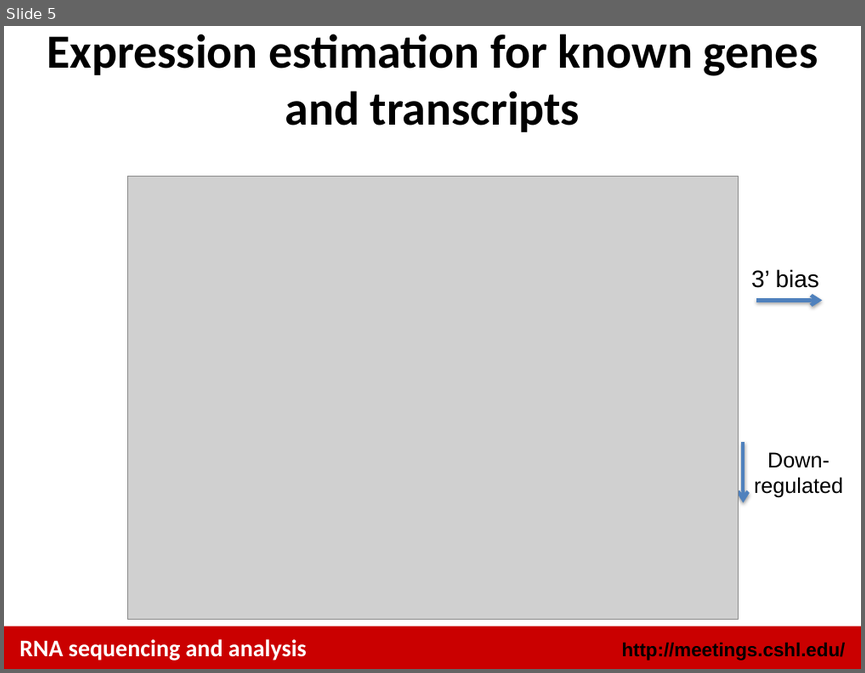
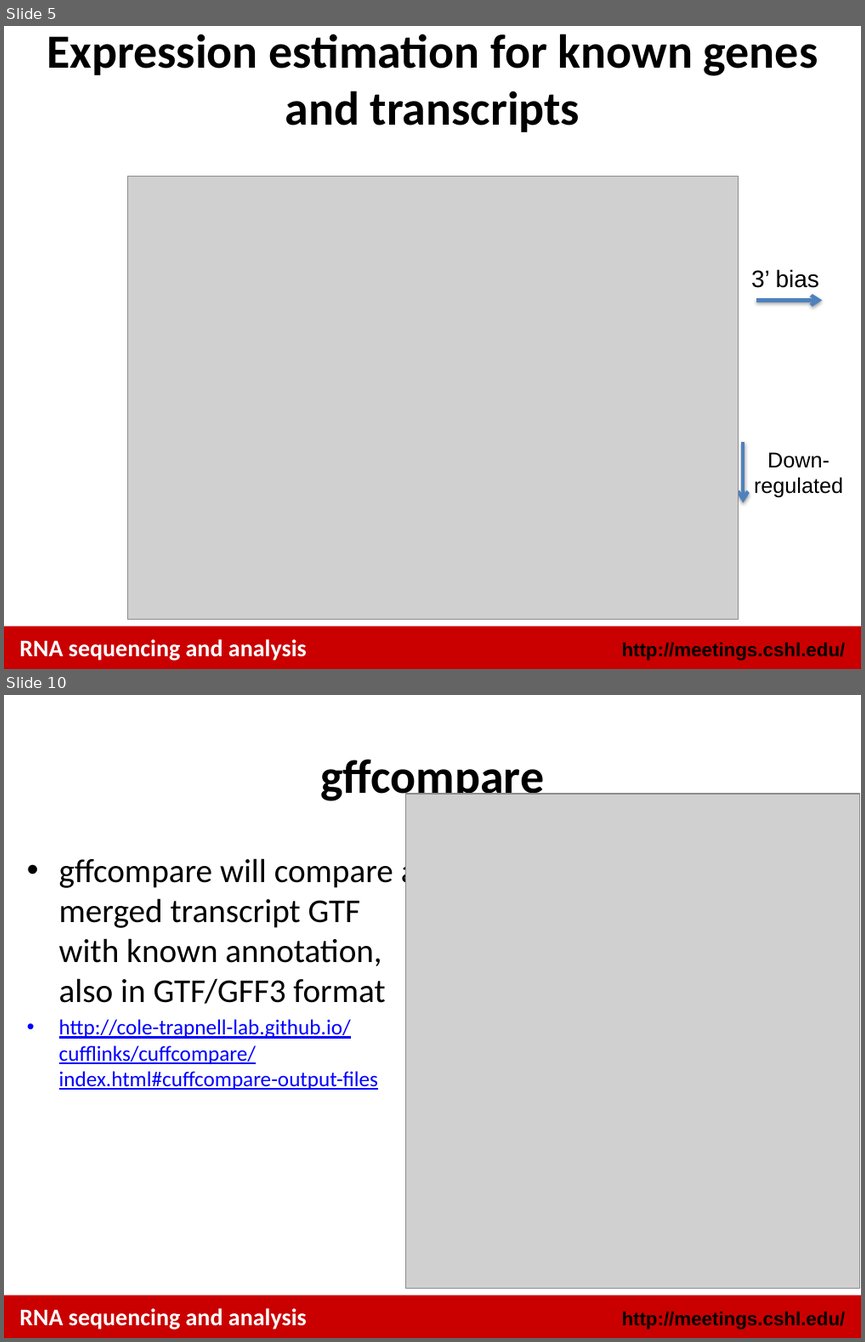
Before and after one commit to griffithlab/rnaseq_tutorial_wiki, a slide deck: LectureFiles/cshl/2016/RNASeq_Module3_Lecture.pptx. Shown one above the other, each under a label of ours: slide 5 before the commit, slides 5 and 10 after it; the slides between them are not shown. The pictures are 865x673 and 865x1342 pixels, drawn with LibreOffice and Linux fonts; fonts in the diff are those of the drawing; grey boxes stand for pictures. Boxes give left, top, right and bottom in pixels: in the first picture for what was removed or moved away, otherwise in the second. Text is boxed around its words. In the diff, an @@ line names an element or a change of style, - is before the commit and + after.

```diff
--- a/LectureFiles/cshl/2016/RNASeq_Module3_Lecture.pptx
+++ b/LectureFiles/cshl/2016/RNASeq_Module3_Lecture.pptx
@@ slide 10 added at (4,695,861,1338), background #FFFFFF; not listed: 2 template elements that a slide beside it also shows @@
@@ title added at (320,759,544,804), 40 pt, text #000000, bold @@
+gffcompare
@@ picture added at (406,794,860,1288) @@
@@ text added at (59,854,417,1089), 18 pt, text #0000FF, underline @@
+• gffcompare will compare a merged transcript GTF with known annotation, also in GTF/GFF3 format
+• http://cole-trapnell-lab.github.io/cufflinks/cuffcompare/index.html#cuffcompare-output-files
@@ text added at (19,1308,307,1329), 20 pt, text #FFFFFF, bold @@
+RNA sequencing and analysis
```
Also in this commit, not shown: 4 slides changed, 1 other slide added, 3 other files.
